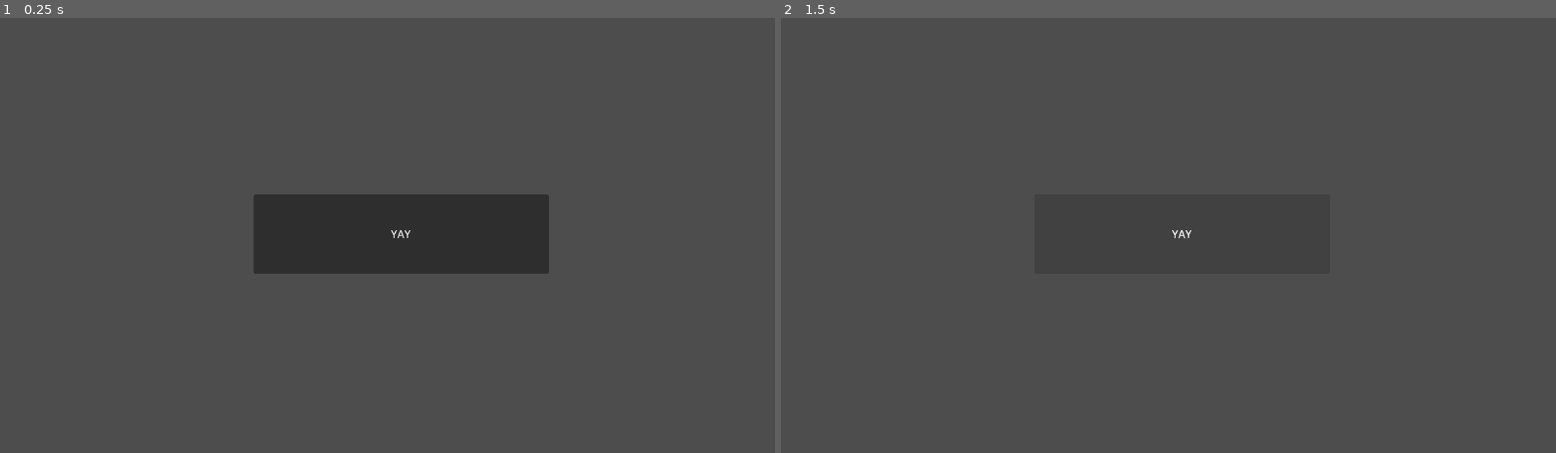
Above: before the commit, frames 1-2 (left to right).
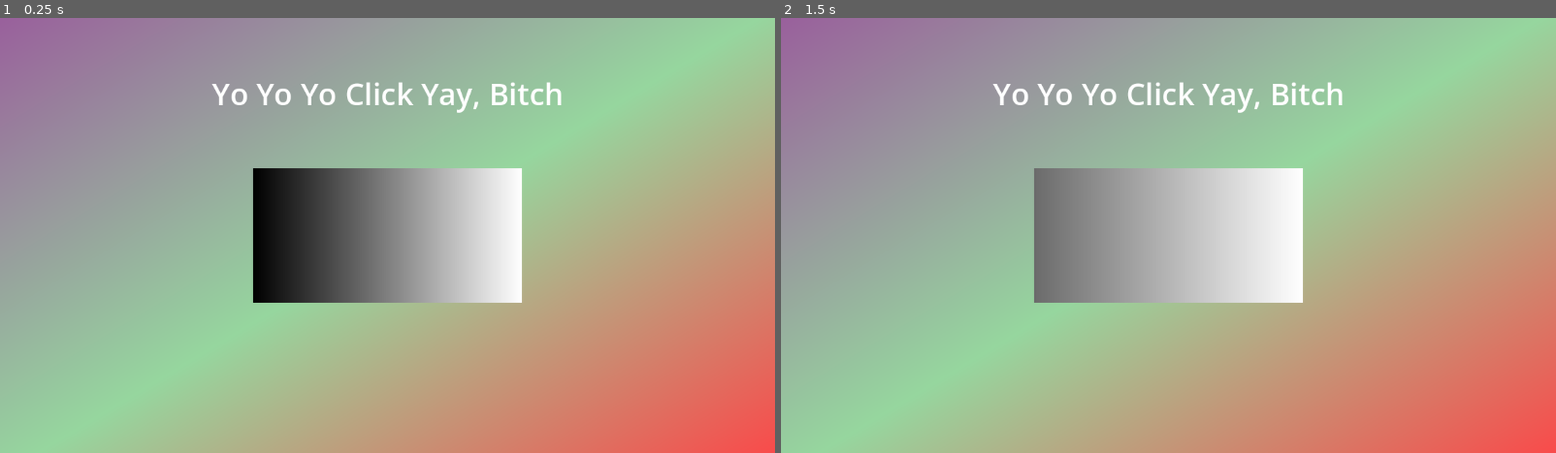
Above: after the commit, the same moments.

Repository: Canopenerdude/GameRaid1
Game: Godot game, scene res://Yay_Main.tscn
Two runs of this game, one before a commit and one after it. Both use one fixed random seed, a clock stepped at 60 frames per second and the inputs below. The project has no main scene, so this scene is started directly.
Inputs (mouse positions are in pixels of both pictures, inside the frame that each line leads up to):
- Up to frame 1 (0.25 s): no input
- Up to frame 2 (1.5 s): click (1184, 235) at 0.5 s, where only the run before the commit has a clickable "YAY"; click (1168, 235) at 1.27 s

The runs differ from the first frame. In frame 1, 98% of the frame differs, in the area x 0-100%, y 0-100%; in frame 2, 100%.

Commit message:
Button and all that other shit

Diff:
--- a/click-yay!/Yay_Main.tscn
+++ b/click-yay!/Yay_Main.tscn
@@ -1,10 +1,81 @@
 [gd_scene format=3 uid="uid://cr43g1l8rniiu"]
+
+[ext_resource type="Script" uid="uid://bpcjq0jxyqmcq" path="res://texture_button.gd" id="1_sqhn2"]
+[ext_resource type="AudioStream" uid="uid://2ylrd2irkmgf" path="res://Audio/youwon.wav" id="2_4wdan"]
+
+[sub_resource type="Gradient" id="Gradient_4wdan"]
+offsets = PackedFloat32Array(0.012019231, 0.50721157, 1)
+colors = PackedColorArray(0.60166335, 0.35990003, 0.61, 1, 0.588, 0.84, 0.6216, 1, 1, 0.26, 0.27233315, 1)
+
+[sub_resource type="GradientTexture2D" id="GradientTexture2D_sfphs"]
+gradient = SubResource("Gradient_4wdan")
+width = 1182
+height = 714
+fill_to = Vector2(1, 1)
+
+[sub_resource type="Gradient" id="Gradient_sct8f"]
+
+[sub_resource type="GradientTexture2D" id="GradientTexture2D_3lrss"]
+gradient = SubResource("Gradient_sct8f")
+width = 400
+height = 200
+
+[sub_resource type="Gradient" id="Gradient_3lrss"]
+colors = PackedColorArray(0, 0.8901961, 0, 1, 0, 0.3833332, 1, 1)
+
+[sub_resource type="GradientTexture2D" id="GradientTexture2D_sqhn2"]
+gradient = SubResource("Gradient_3lrss")
+width = 400
+height = 200
+
+[sub_resource type="Gradient" id="Gradient_sqhn2"]
+colors = PackedColorArray(0.42, 0.42, 0.42, 1, 1, 1, 1, 1)
+
+[sub_resource type="GradientTexture2D" id="GradientTexture2D_4wdan"]
+gradient = SubResource("Gradient_sqhn2")
+width = 400
+height = 200
+
+[sub_resource type="LabelSettings" id="LabelSettings_sqhn2"]
+font_size = 45
 
 [node name="Node2D" type="Node2D" unique_id=1959497165]
 
-[node name="Button" type="Button" parent="." unique_id=1407884789]
-offset_left = 377.0
-offset_top = 263.0
-offset_right = 816.0
-offset_bottom = 381.0
-text = "YAY"
+[node name="Sprite2D" type="Sprite2D" parent="." unique_id=1854624668]
+z_index = -3
+texture = SubResource("GradientTexture2D_sfphs")
+
+[node name="Camera2D" type="Camera2D" parent="." unique_id=994944958]
+
+[node name="TextureButton" type="TextureButton" parent="." unique_id=309436364]
+anchors_preset = 8
+anchor_left = 0.5
+anchor_top = 0.5
+anchor_right = 0.5
+anchor_bottom = 0.5
+offset_left = -200.0
+offset_top = -100.0
+offset_right = 200.0
+offset_bottom = 100.0
+grow_horizontal = 2
+grow_vertical = 2
+texture_normal = SubResource("GradientTexture2D_3lrss")
+texture_pressed = SubResource("GradientTexture2D_sqhn2")
+texture_hover = SubResource("GradientTexture2D_4wdan")
+script = ExtResource("1_sqhn2")
+
+[node name="Alex_Sound" type="AudioStreamPlayer2D" parent="." unique_id=315060128]
+stream = ExtResource("2_4wdan")
+volume_db = 3.493
+
+[node name="Label" type="Label" parent="." unique_id=649480505]
+offset_left = -271.0
+offset_top = -280.645
+offset_right = 272.0
+offset_bottom = -141.64499
+text = "Yo Yo Yo Click Yay, Bitch"
+label_settings = SubResource("LabelSettings_sqhn2")
+horizontal_alignment = 1
+vertical_alignment = 1
+
+[connection signal="pressed" from="TextureButton" to="TextureButton" method="_on_pressed"]
--- /dev/null
+++ b/click-yay!/texture_button.gd
@@ -0,0 +1,14 @@
+extends TextureButton
+
+
+# Called when the node enters the scene tree for the first time.
+func _ready() -> void:
+	pass # Replace with function body.
+
+
+# Called every frame. 'delta' is the elapsed time since the previous frame.
+func _process(delta: float) -> void:
+	pass
+
+func _on_pressed() -> void:
+	$"../Alex_Sound".play()
Not shown, added: click-yay!/Audio/youwon.wav.import
Not shown, added: click-yay!/texture_button.gd.uid
